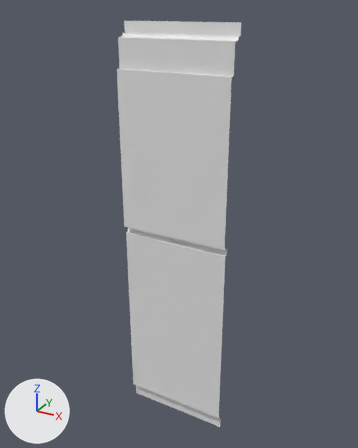
A saved change to the FBX model HoodwinkProject/Assets/_Hoodwink/Models/Environment/env_b_wall_1x3.fbx.
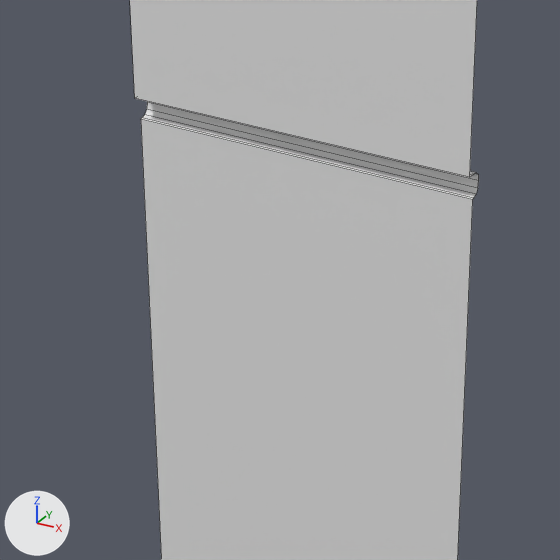
Old and new are each drawn whole from a 50 mm lens placed at (1.44, -3.37, 3.86), pointed at (-0.52, 0.19, 2.08) and again close up on the part from 23% to 70% of the width and 44% to 81% of the height. The lights are fixed; the arrows at lower left show +X, +Y and +Z. The close-ups show mesh edges as thin lines. Materials are left out; every surface is plain grey. Where no turn or scale is listed for an object, it has been applied to the vertices.

In view in the first close-up: 'env_b_wall_1x3'.
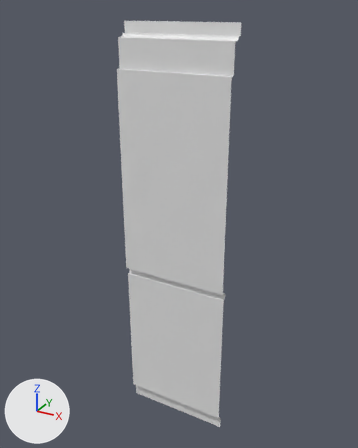
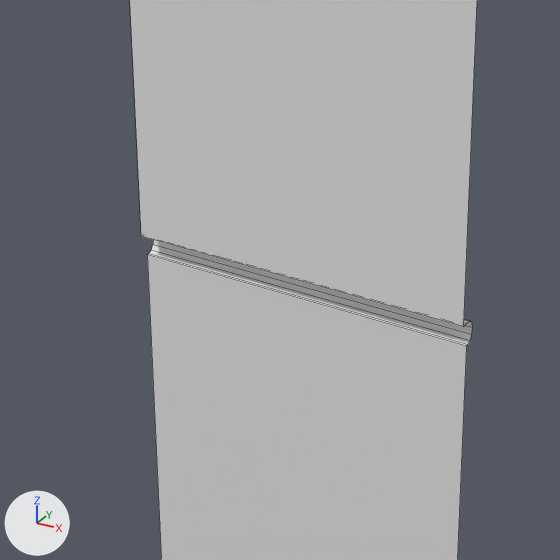
Boxes (x1, y1, x2, y2) around the edits, measured in the close-ups (560 x 560 px):
'env_b_wall_1x3', reshaped: before (130, 0, 479, 560); after (130, 0, 477, 560)

Diff of the bpy script that builds the scene:
```diff
--- a/HoodwinkProject/Assets/_Hoodwink/Models/Environment/env_b_wall_1x3.fbx.py
+++ b/HoodwinkProject/Assets/_Hoodwink/Models/Environment/env_b_wall_1x3.fbx.py
@@ me_plane_018 @@
 me_plane_018.from_pydata(...)  # 42 vertices, 20 faces; spans x -1.0..0.0, y 0.03..0.16, z 0.0..3.75
 # used by ob_env_b_wall_1x3; location = (0.0, 0.0, 0.0)
+# me_plane_018 part 1: all 18 vertices in x -1.0..0.0, y 0.03..0.09, z 1.94..2.01 are moved by (0.0, 0.0, -0.43)
```
